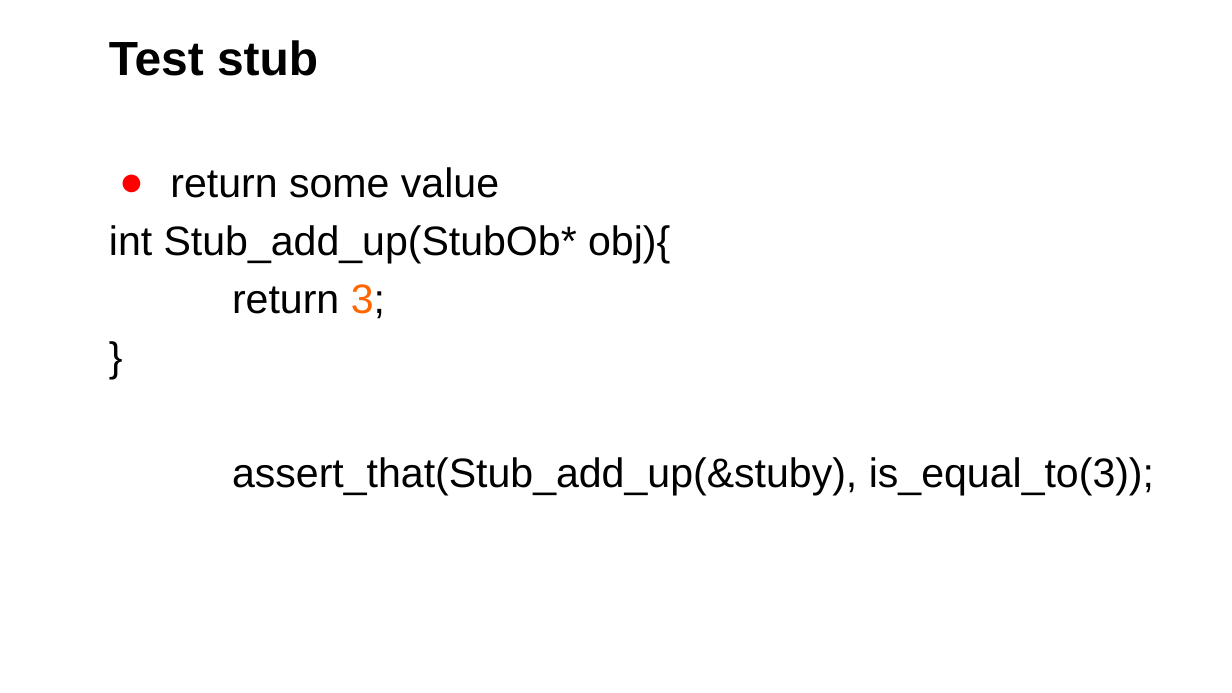
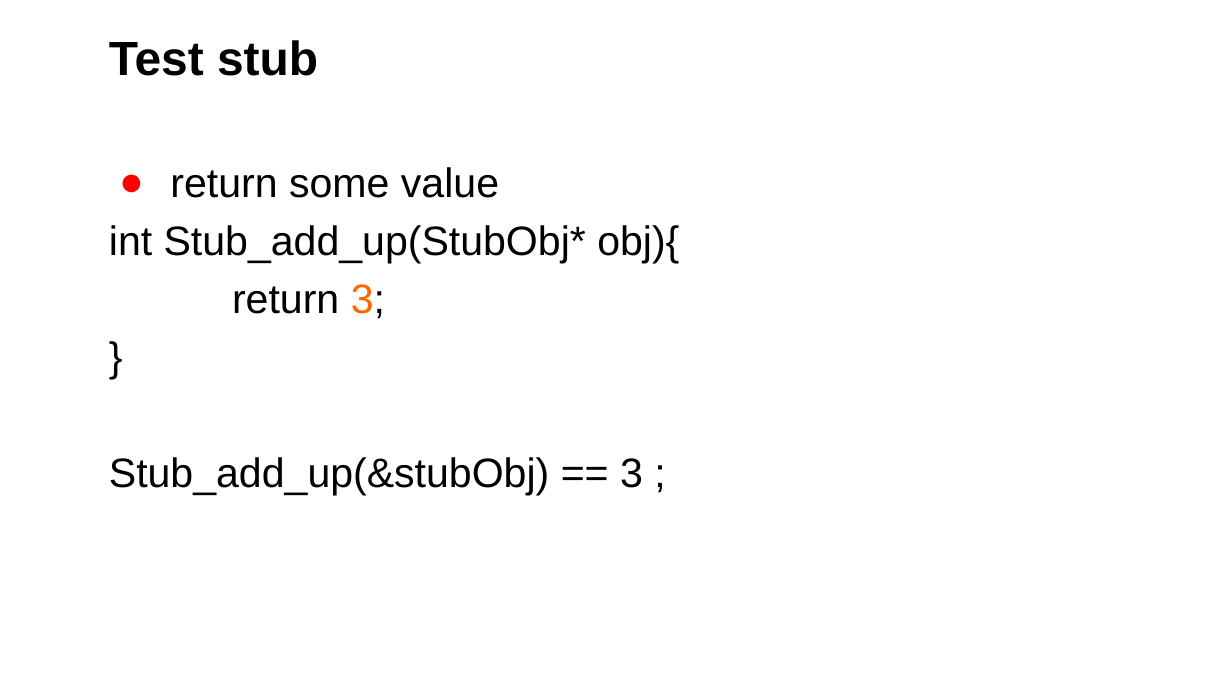
Before and after one commit to middlehuang/portal, a slide deck: slide 39 of CGreen TestDouble ETDD OOC DP ver 0.5.pptx (slide 38 before the commit). Drawn at 1232x693 pixels with LibreOffice and Linux fonts; fonts in the diff are those of the drawing; background and template pictures are left out. Boxes give left, top, right and bottom in pixels: in the first picture for what was removed or moved away, otherwise in the second. Text is boxed around its words. In the diff, an @@ line names an element or a change of style, - is before the commit and + after.

```diff
--- a/CGreen TestDouble ETDD OOC DP ver 0.5.pptx
+++ b/CGreen TestDouble ETDD OOC DP ver 0.5.pptx
@@ text at [109, 225, 679, 264]: text changed @@
-int Stub_add_up(StubOb* obj){
+int Stub_add_up(StubObj* obj){
@@ text at [109, 457, 643, 495]: text changed @@
-assert_that(Stub_add_up(&stuby), is_equal_to(3));
+Stub_add_up(&stubObj) == 3 ;
```
Also in this commit, not shown: 10 other slides changed, 2 slides added.
